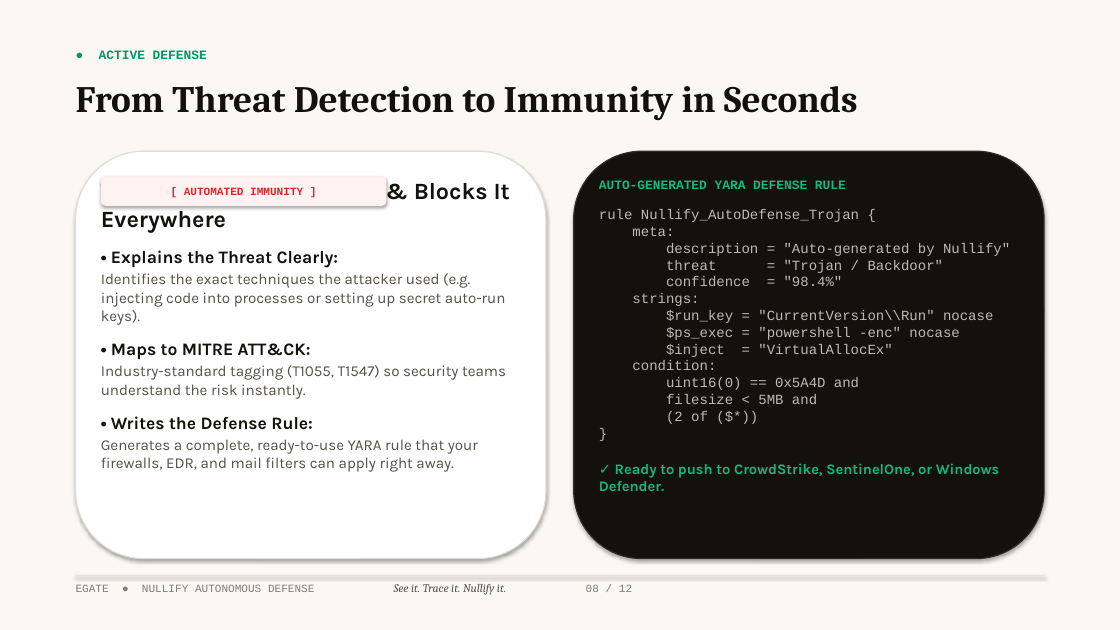
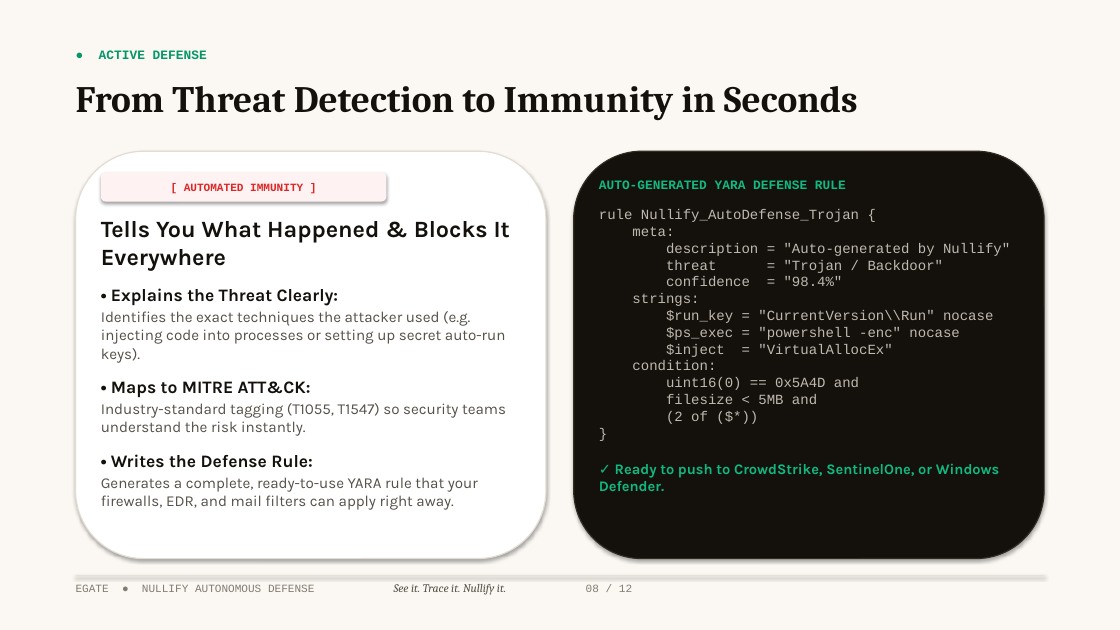
Before and after one commit to Nate-br/nullify, a slide deck: slide 8 of nullify_presentation.pptx. Drawn at 1120x630 pixels with LibreOffice and Linux fonts; fonts in the diff are those of the drawing. Boxes give left, top, right and bottom in pixels: in the first picture for what was removed or moved away, otherwise in the second. Text is boxed around its words. In the diff, an @@ line names an element or a change of style, - is before the commit and + after.

Commit message:
refactor(presentation): remove extra photos, fix exact proportional logo scaling, use only EGATE logo on cover

```diff
--- a/nullify_presentation.pptx
+++ b/nullify_presentation.pptx
@@ rounded rectangle "[ AUTOMATED IMMUNITY ]": place and size @@
-rounded rectangle "[ AUTOMATED IMMUNITY ]" at box(101, 176, 386, 206)
+rounded rectangle "[ AUTOMATED IMMUNITY ]" at box(101, 172, 386, 202)
@@ text at box(101, 221, 510, 270): less space between paragraphs @@
@@ text "Tells You What Happened & ...": place and size @@
-text "Tells You What Happened & ..." at box(101, 183, 510, 472)
+text "Tells You What Happened & ..." at box(101, 221, 510, 510)
```
Also in this commit, not shown: 6 other slides changed, 4 other files.
